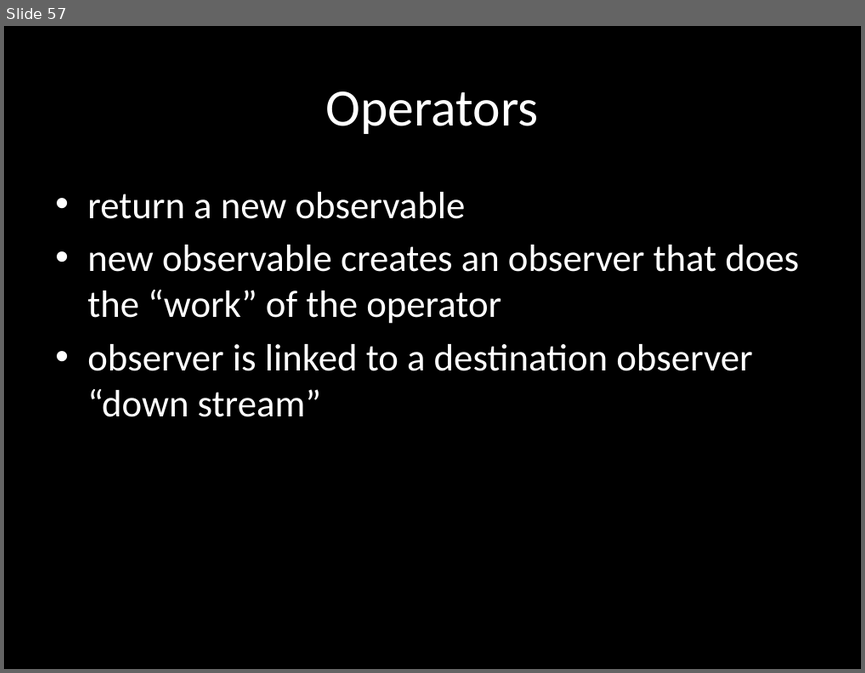
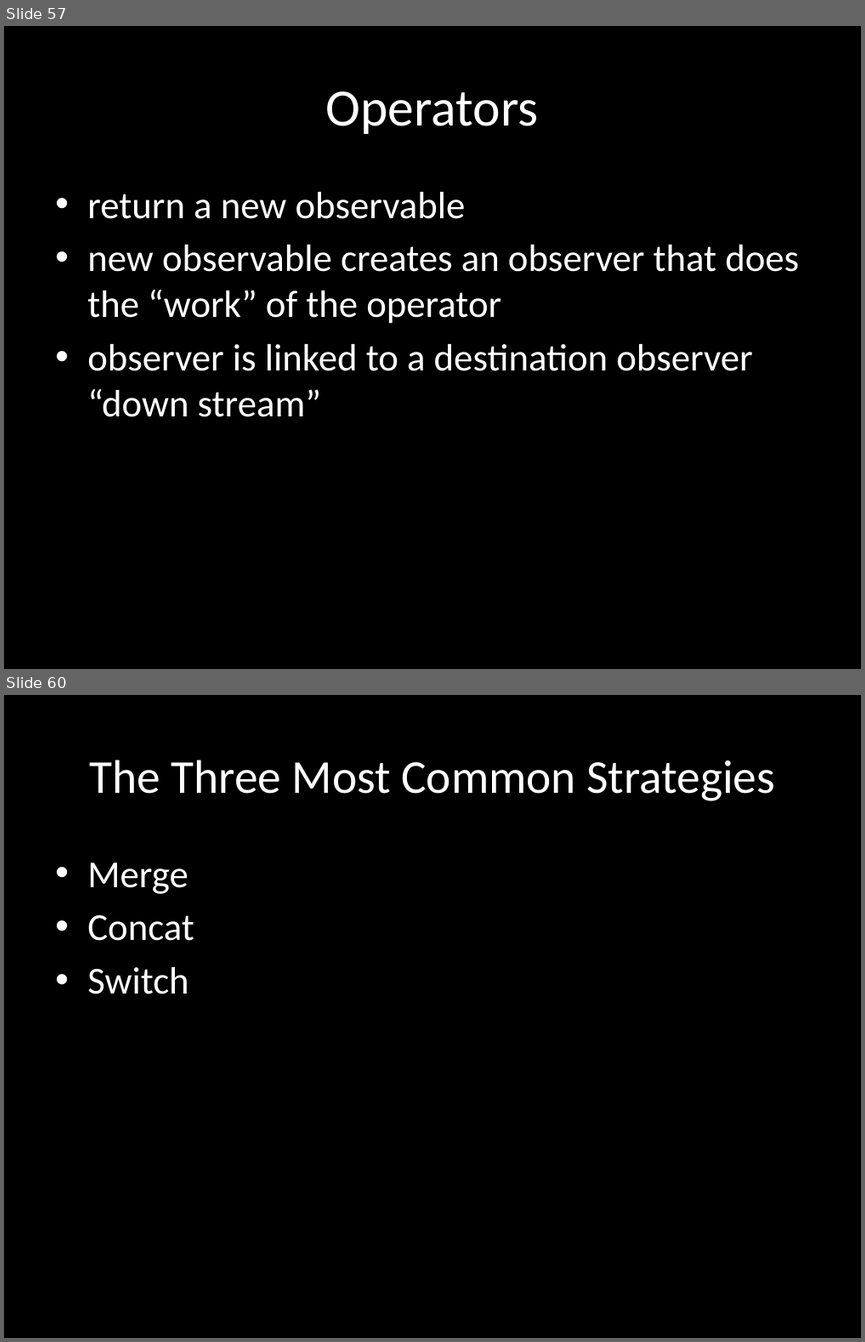
Before and after one commit to benlesh/rxjs-workshop-angular, a slide deck: rxjs-workshop.pptx. Shown one above the other, each under a label of ours: slide 57 before the commit, slides 57 and 60 after it; the slides between them are not shown. The pictures are 865x673 and 865x1342 pixels, drawn with LibreOffice and Linux fonts; fonts in the diff are those of the drawing. Boxes give left, top, right and bottom in pixels: in the first picture for what was removed or moved away, otherwise in the second. Text is boxed around its words. In the diff, an @@ line names an element or a change of style, - is before the commit and + after.

Commit message:
add switch concat and mtch, concat and merge stuffs

```diff
--- a/rxjs-workshop.pptx
+++ b/rxjs-workshop.pptx
@@ slide 60 added at (4, 695, 861, 1338), background #000000 @@
@@ title added at (89, 760, 775, 801), 39.6 pt, text #FFFFFF @@
+The Three Most Common Strategies
@@ text added at (87, 862, 194, 994), 32 pt, text #FFFFFF @@
+• Merge
+• Concat
+• Switch
```
Also in this commit, not shown: 15 other slides added, 13 other files.
